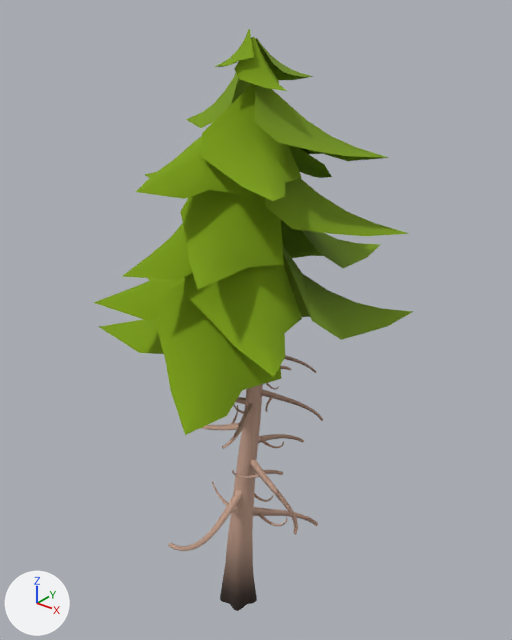
One commit to the glTF model KhaozEngine.Showcase/assets/props/pine_c.glb: the scene before it, then after it.
The view is the same before and after, from a 50 mm lens placed at (4.78, -5.58, 7.64), pointed at (-0.18, 0.61, 3.8). The axes (+X, +Y, +Z) are drawn at lower left. The lights are the same throughout. The older version comes first. Where no turn or scale is listed for an object, it has been applied to the vertices. Vertices at exactly the same position are counted once.

The first picture shows 'Pine_3'.
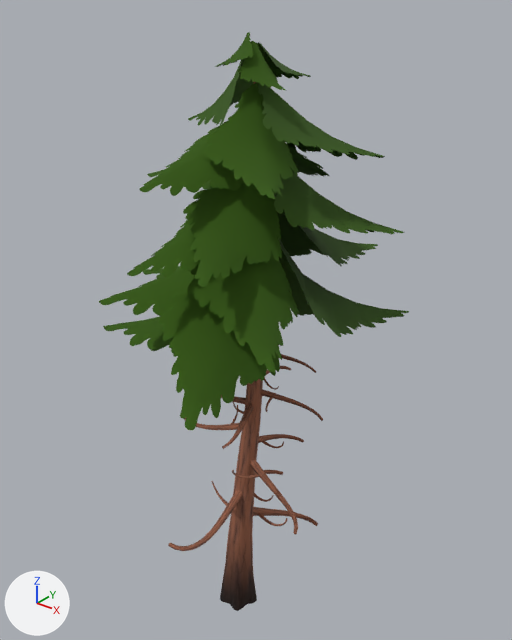
Boxes (x1, y1, x2, y2) around the edits, measured in the pictures (512 x 640 px):
'Pine_3', surface changed (darker)
    both: (99, 32, 409, 606)

The change, as a list of edits to the scene's bpy script:
```text
Add img_leaf_pine_c:
    img_leaf_pine_c = load_image('Leaf_Pine_C', '_unpacked/Leaf_Pine_C', 512, 512, 'sRGB')
Add img_bark_normaltree_normal:
    img_bark_normaltree_normal = load_image('Bark_NormalTree_Normal', '_unpacked/Bark_NormalTree_Normal', 512, 512, 'Non-Color')
Add img_bark_normaltree:
    img_bark_normaltree = load_image('Bark_NormalTree', '_unpacked/Bark_NormalTree', 512, 512, 'sRGB')
Change mat_bark_normaltree:
    remove # nodes: BsdfPrincipled, Mix, OutputMaterial, VertexColor
    remove # colours: beige #c49f8c, mixed with the vertex colours
    nodes: BsdfPrincipled, Math x3, Mix, NormalMap, OutputMaterial, TexImage x2, VertexColor
    uses the picture img_bark_normaltree
    uses the picture img_bark_normaltree_normal
Change mat_leaves_pine:
    remove # nodes: BsdfPrincipled, OutputMaterial
    remove # colours: green #7b9e02
    nodes: BsdfPrincipled, Math x2, OutputMaterial, TexImage
    uses the picture img_leaf_pine_c
Change me_tree_030:
    where me_tree_030.from_pydata(...)  # 2721 vertices, 4898 faces; spans x -1.81..1.81, y -2.0..2.0, z -3.7..3.7
    used by ob_pine_3; location = (-0.31, 0.29, 3.46)
    me_tree_030 part 1: texture (UV) coordinates changed
```
